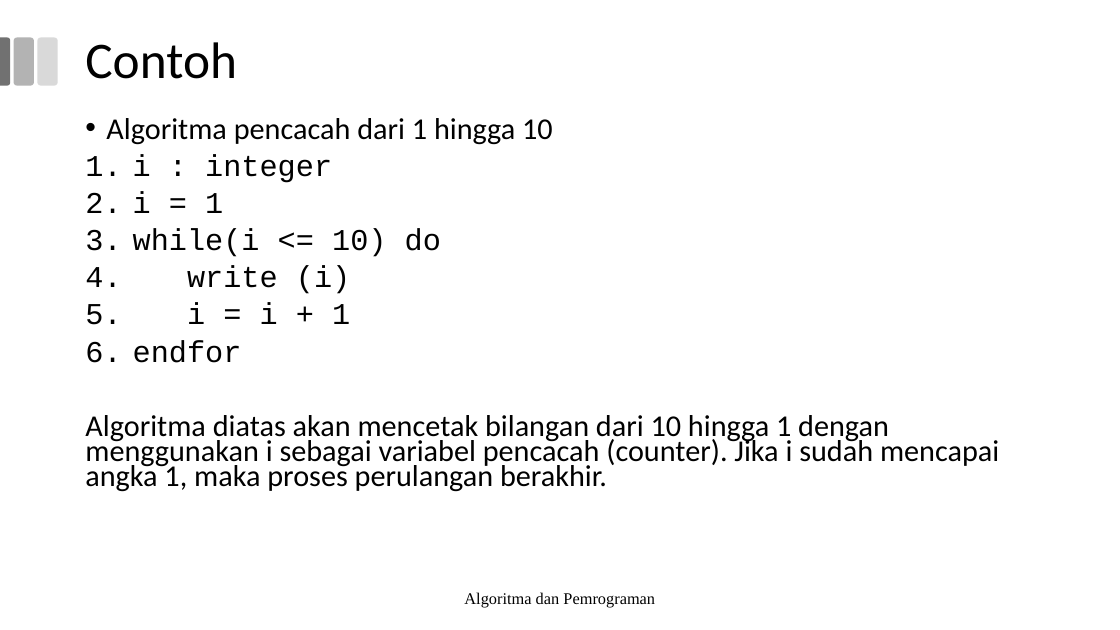
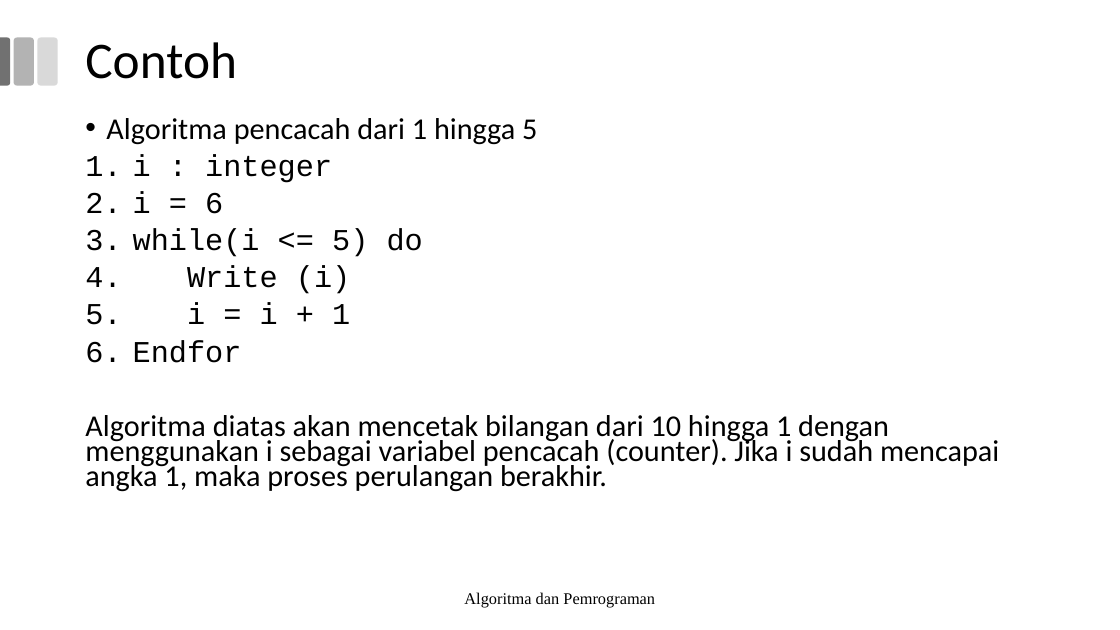
Before and after one commit to miftanurfarid/algoritme_pemrograman, a slide deck: slide 17 of slide/2024/pertemuan_04/Materi Minggu 4 TPB Alpro.odp. Drawn at 1120x630 pixels with LibreOffice and Linux fonts; fonts in the diff are those of the drawing; background and template pictures are left out. Boxes give left, top, right and bottom in pixels: in the first picture for what was removed or moved away, otherwise in the second. Text is boxed around its words. In the diff, an @@ line names an element or a change of style, - is before the commit and + after.

```diff
--- a/slide/2024/pertemuan_04/Materi Minggu 4 TPB Alpro.odp
+++ b/slide/2024/pertemuan_04/Materi Minggu 4 TPB Alpro.odp
@@ text at (106,118,537,145): text changed @@
-• Algoritma pencacah dari 1 hingga 10
+• Algoritma pencacah dari 1 hingga 5
@@ text at (133,192,423,294): text changed @@
-2. i = 1
-3. while(i <= 10) do
-4. write (i)
+2. i = 6
+3. while(i <= 5) do
+4. Write (i)
@@ text at (133,340,242,363): text changed @@
-6. endfor
+6. Endfor
```
Also in this commit, not shown: 2 other slides changed, 13 other files.
